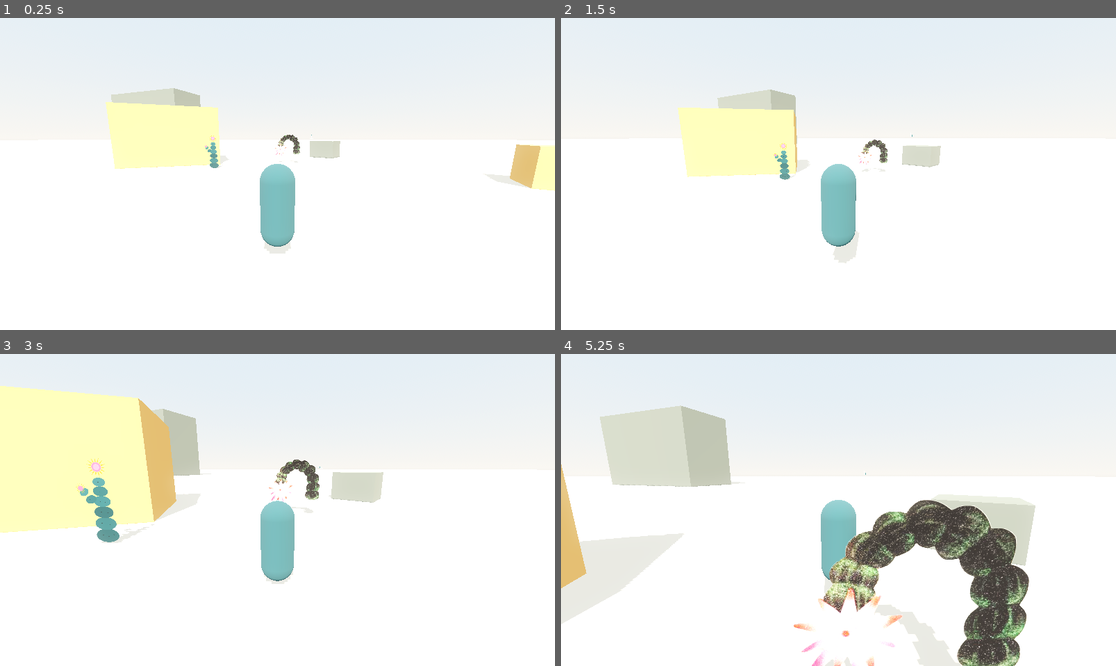
Above: before the commit, frames 1-4 (two rows, left to right).
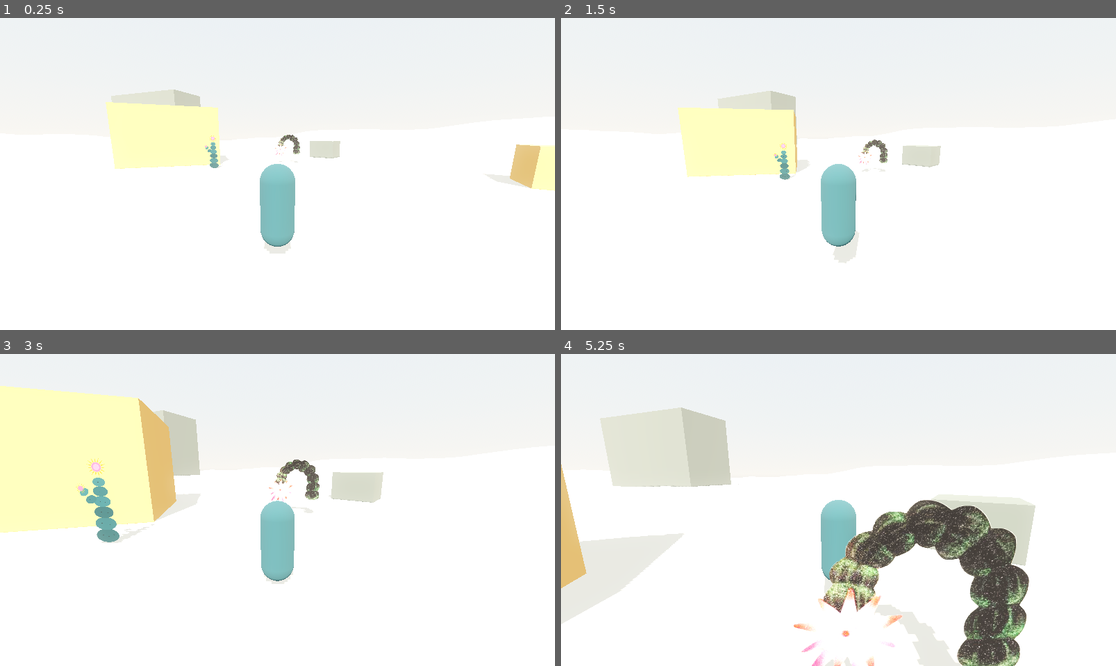
Above: after the commit, the same moments.

Repository: nicco-b/valley
Game: Godot game, scene res://game/world/valley.tscn
Two runs of this game, one before a commit and one after it. Both use one fixed random seed, a clock stepped at 60 frames per second and the inputs below.
Inputs (mouse positions are in pixels of both pictures, inside the frame that each line leads up to):
- Up to frame 1 (0.25 s): no input
- Up to frame 2 (1.5 s): move the mouse to (866, 174) at 0.52 s; hold W (move_forward) from 0.53 s (still down); tap C (sit) at 0.6, 1.35 s; tap Space (jump) at 0.77 s; move the mouse to (810, 174) at 1.27 s
- Up to frame 3 (3 s): keep holding W (move_forward); tap Space (jump) at 1.52 s; move the mouse to (288, 503) at 2.02 s; hold Shift (sprint) 2.03-2.78 s; tap C (sit) at 2.3, 2.85 s; move the mouse to (271, 516) at 2.77 s
- Up to frame 4 (5.25 s): keep holding W (move_forward); tap Space (jump) at 3.02, 3.77, 4.52 s; move the mouse to (877, 513) at 3.52 s; tap C (sit) at 3.6, 4.55, 5.1 s; move the mouse to (794, 506) at 4.27 s; tap Shift (sprint) at 4.35 s; move the mouse to (844, 510) at 5.02 s

The runs differ from the first frame. In frame 1, less than 0.1% of the frame differs, in the area x 20-57%, y 22-48%; in frame 2, less than 0.1%; in frame 3, less than 0.1%; in frame 4, 0.2%, in the area x 7-83%, y 16-68%.

Commit message:
Procedural terrain: the world gets shape
Terrain autoload = deterministic global height function (fbm hills up to
~18m + low dunes, fixed seeds) with smooth flatten disks at spawn and
the shrine. Cells build 33x33 heightmesh + trimesh collision from it, so
borders are seamless by construction. Authored cell content settles onto
the terrain under it. Palette-tinted distance fog for depth, fog color
follows the day/night horizon.

Co-Authored-By: Claude Fable 5 <noreply@anthropic.com>

Diff:
--- a/game/world/day_night.gd
+++ b/game/world/day_night.gd
@@ -46,3 +46,4 @@
 	mat.sky_horizon_color = horizon
 	mat.ground_horizon_color = horizon
 	mat.ground_bottom_color = horizon.darkened(0.15)
+	world_environment.environment.fog_light_color = horizon
--- /dev/null
+++ b/game/world/terrain.gd
@@ -0,0 +1,31 @@
+extends Node
+## Global terrain height function, autoloaded as Terrain. Deterministic
+## (fixed seeds): every run and every cell samples the same world.
+## Terrain meshes, collision, and content placement all read from here.
+## Hand-authored terrain will later override/blend with this base.
+
+# Flattened disks so authored content sits on level ground:
+# [center x, center z, flat radius, feather distance]
+const FLATTENS := [
+	[0.0, 0.0, 60.0, 70.0],  # spawn area & starter rocks
+	[150.0, -900.0, 35.0, 60.0],  # shrine
+]
+
+var _hills := FastNoiseLite.new()
+var _dunes := FastNoiseLite.new()
+
+
+func _ready() -> void:
+	_hills.seed = 7
+	_hills.frequency = 0.0025
+	_hills.fractal_octaves = 4
+	_dunes.seed = 40
+	_dunes.frequency = 0.03
+
+
+func height(x: float, z: float) -> float:
+	var h := _hills.get_noise_2d(x, z) * 18.0 + _dunes.get_noise_2d(x, z) * 0.6
+	for f in FLATTENS:
+		var d := Vector2(x - f[0], z - f[1]).length()
+		h *= smoothstep(f[2], f[2] + f[3], d)
+	return h
--- a/game/world/valley.tscn
+++ b/game/world/valley.tscn
@@ -22,6 +22,10 @@
 ambient_light_source = 3
 tonemap_mode = 2
 glow_enabled = true
+fog_enabled = true
+fog_light_color = Color(0.988, 0.933, 0.894, 1)
+fog_density = 0.0008
+fog_sky_affect = 0.35
 
 [node name="Valley" type="Node3D"]
 
--- a/game/world/world_streamer.gd
+++ b/game/world/world_streamer.gd
@@ -9,28 +9,23 @@
 const LOAD_RADIUS := 2  # Chebyshev radius of cells kept loaded
 const UNLOAD_RADIUS := 3  # hysteresis so border cells don't thrash
 const CELLS_DIR := "res://game/world/cells"
+const TERRAIN_RES := 33  # vertices per cell side (4m grid)
 
 var _authored: Dictionary = {}  # Vector2i -> scene path
 var _terrain: Dictionary = {}  # Vector2i -> terrain node
 var _content: Dictionary = {}  # Vector2i -> instanced authored scene
 var _pending: Dictionary = {}  # Vector2i -> path in threaded load
 
-var _tile_mesh: PlaneMesh
-var _tile_shape: BoxShape3D
+var _ground_material: StandardMaterial3D
 
 @onready var _player: Node3D = get_tree().get_first_node_in_group("player")
 
 
 func _ready() -> void:
 	_scan_authored()
-	var mat := StandardMaterial3D.new()
-	mat.albedo_color = Color(0.929, 0.89, 0.82)
-	mat.roughness = 1.0
-	_tile_mesh = PlaneMesh.new()
-	_tile_mesh.size = Vector2(CELL_SIZE, CELL_SIZE)
-	_tile_mesh.material = mat
-	_tile_shape = BoxShape3D.new()
-	_tile_shape.size = Vector3(CELL_SIZE, 1.0, CELL_SIZE)
+	_ground_material = StandardMaterial3D.new()
+	_ground_material.albedo_color = Color(0.929, 0.89, 0.82)
+	_ground_material.roughness = 1.0
 	# Synchronous first fill: the ground must exist before the first physics frame.
 	_update_cells(true)
 
@@ -93,16 +88,41 @@
 
 
 func _add_terrain(c: Vector2i) -> void:
+	var origin := Vector3(
+		c.x * CELL_SIZE - CELL_SIZE * 0.5, 0.0, c.y * CELL_SIZE - CELL_SIZE * 0.5
+	)
+	var step := CELL_SIZE / (TERRAIN_RES - 1)
+	var st := SurfaceTool.new()
+	st.begin(Mesh.PRIMITIVE_TRIANGLES)
+	st.set_material(_ground_material)
+	st.set_smooth_group(0)
+	for iz in TERRAIN_RES:
+		for ix in TERRAIN_RES:
+			var wx := origin.x + ix * step
+			var wz := origin.z + iz * step
+			st.set_uv(Vector2(wx, wz) * 0.05)
+			st.add_vertex(Vector3(ix * step, Terrain.height(wx, wz), iz * step))
+	for iz in TERRAIN_RES - 1:
+		for ix in TERRAIN_RES - 1:
+			var i := iz * TERRAIN_RES + ix
+			st.add_index(i)
+			st.add_index(i + 1)
+			st.add_index(i + TERRAIN_RES)
+			st.add_index(i + 1)
+			st.add_index(i + TERRAIN_RES + 1)
+			st.add_index(i + TERRAIN_RES)
+	st.generate_normals()
+	var mesh := st.commit()
+
 	var body := StaticBody3D.new()
 	body.name = "Terrain_%d_%d" % [c.x, c.y]
 	var mi := MeshInstance3D.new()
-	mi.mesh = _tile_mesh
+	mi.mesh = mesh
 	var col := CollisionShape3D.new()
-	col.shape = _tile_shape
-	col.position.y = -0.5
+	col.shape = mesh.create_trimesh_shape()
 	body.add_child(mi)
 	body.add_child(col)
-	body.position = Vector3(c.x * CELL_SIZE, 0.0, c.y * CELL_SIZE)
+	body.position = origin
 	add_child(body)
 	_terrain[c] = body
 
@@ -111,6 +131,12 @@
 	var node: Node3D = scene.instantiate()
 	node.position = Vector3(c.x * CELL_SIZE, 0.0, c.y * CELL_SIZE)
 	add_child(node)
+	# Authored content is placed as if the ground were flat; settle each
+	# top-level object onto the actual terrain under it.
+	for child in node.get_children():
+		if child is Node3D:
+			var gp: Vector3 = child.global_position
+			child.position.y += Terrain.height(gp.x, gp.z)
 	_content[c] = node
 	print("[world] cell content loaded: ", c)
 
--- a/project.godot
+++ b/project.godot
@@ -17,6 +17,7 @@
 [autoload]
 
 GameClock="*res://game/world/game_clock.gd"
+Terrain="*res://game/world/terrain.gd"
 
 [input]
 
